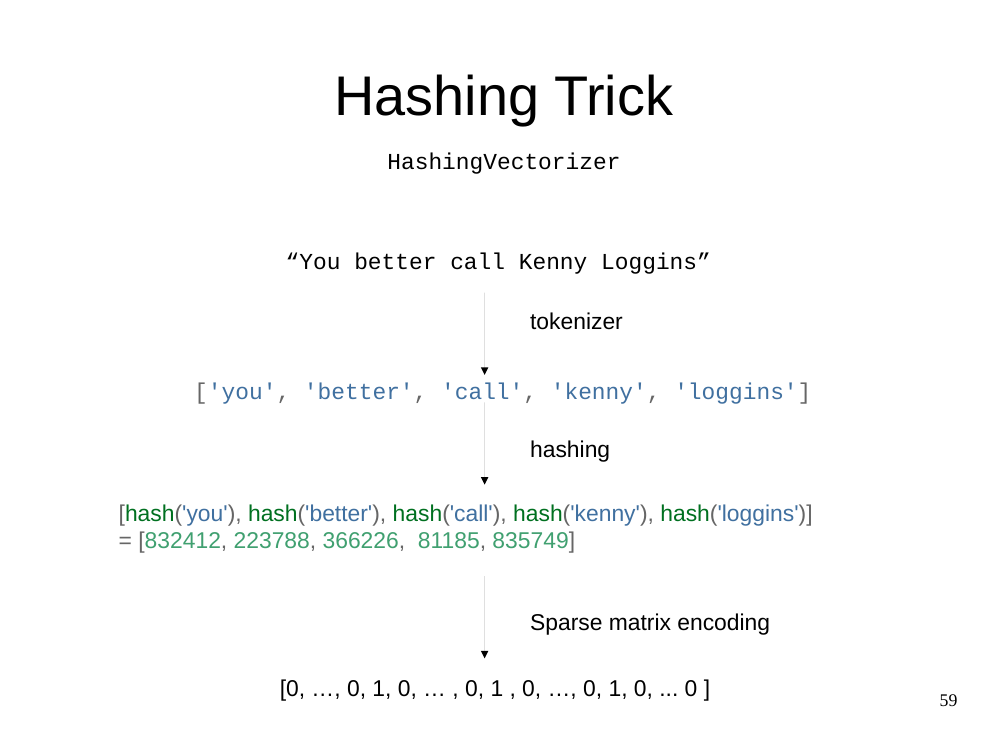
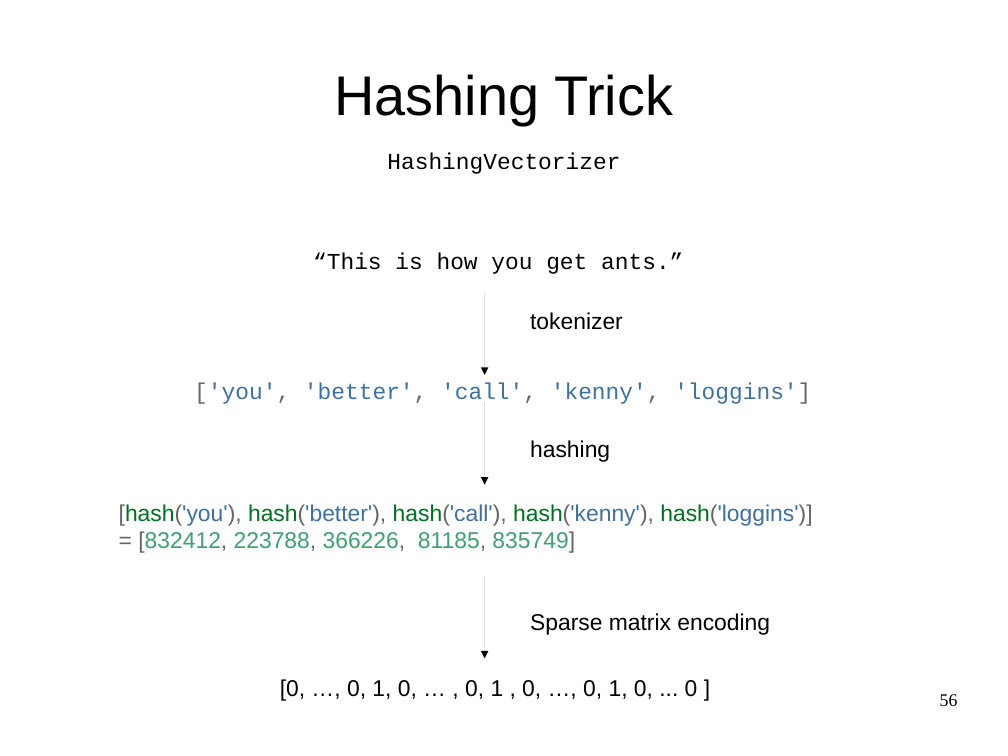
Before and after one commit to amueller/odscon-2015, a slide deck: slide 56 of machine-learning-with-scikit-learn-odscon.odp (slide 59 before the commit). Drawn at 1008x756 pixels with LibreOffice and Linux fonts; fonts in the diff are those of the drawing. Boxes give left, top, right and bottom in pixels: in the first picture for what was removed or moved away, otherwise in the second. Text is boxed around its words. In the diff, an @@ line names an element or a change of style, - is before the commit and + after.

```diff
--- a/machine-learning-with-scikit-learn-odscon.odp
+++ b/machine-learning-with-scikit-learn-odscon.odp
@@ text at bbox=[313, 253, 683, 274]: text changed @@
-“You better call Kenny Loggins”
+“This is how you get ants.”
@@ page number at bbox=[940, 694, 958, 706]: text changed @@
-59
+56
```
Also in this commit, not shown: 5 other slides changed, 1 slide added, 4 slides removed.
